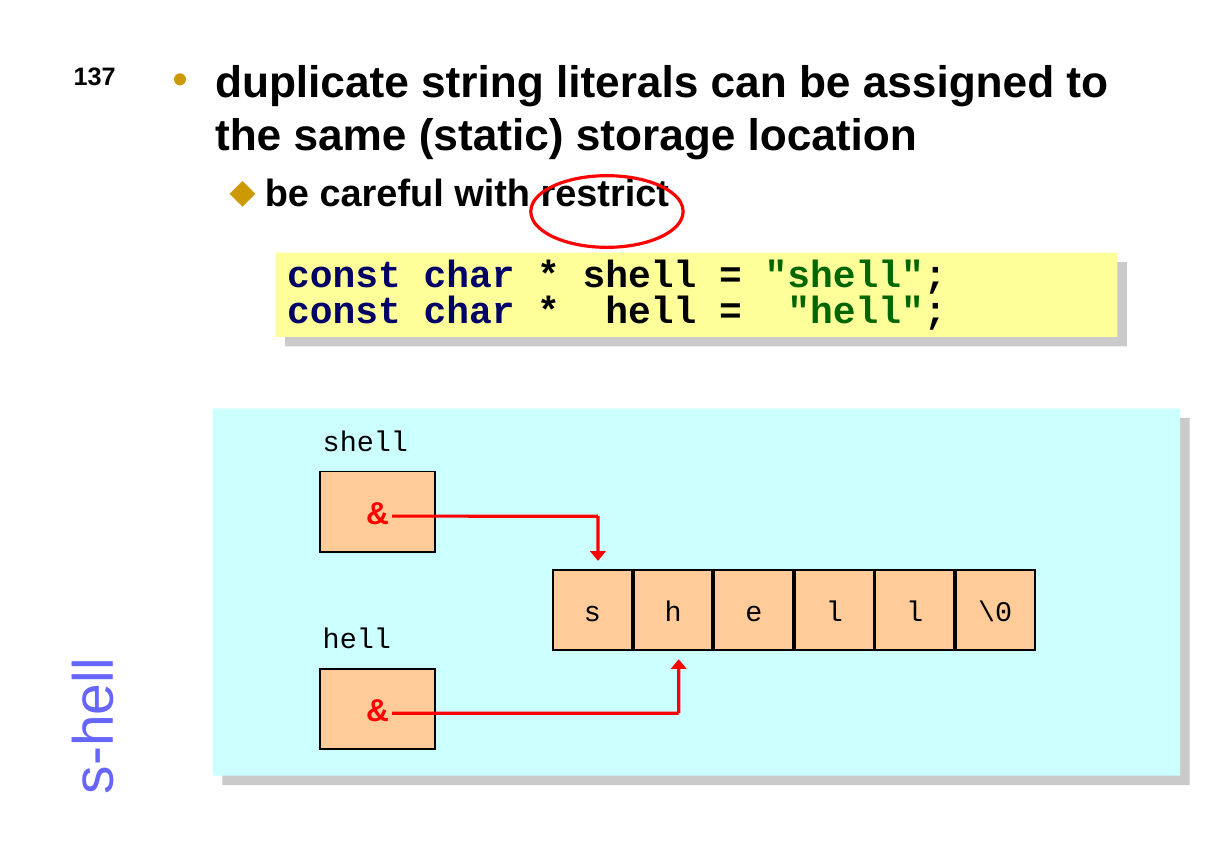
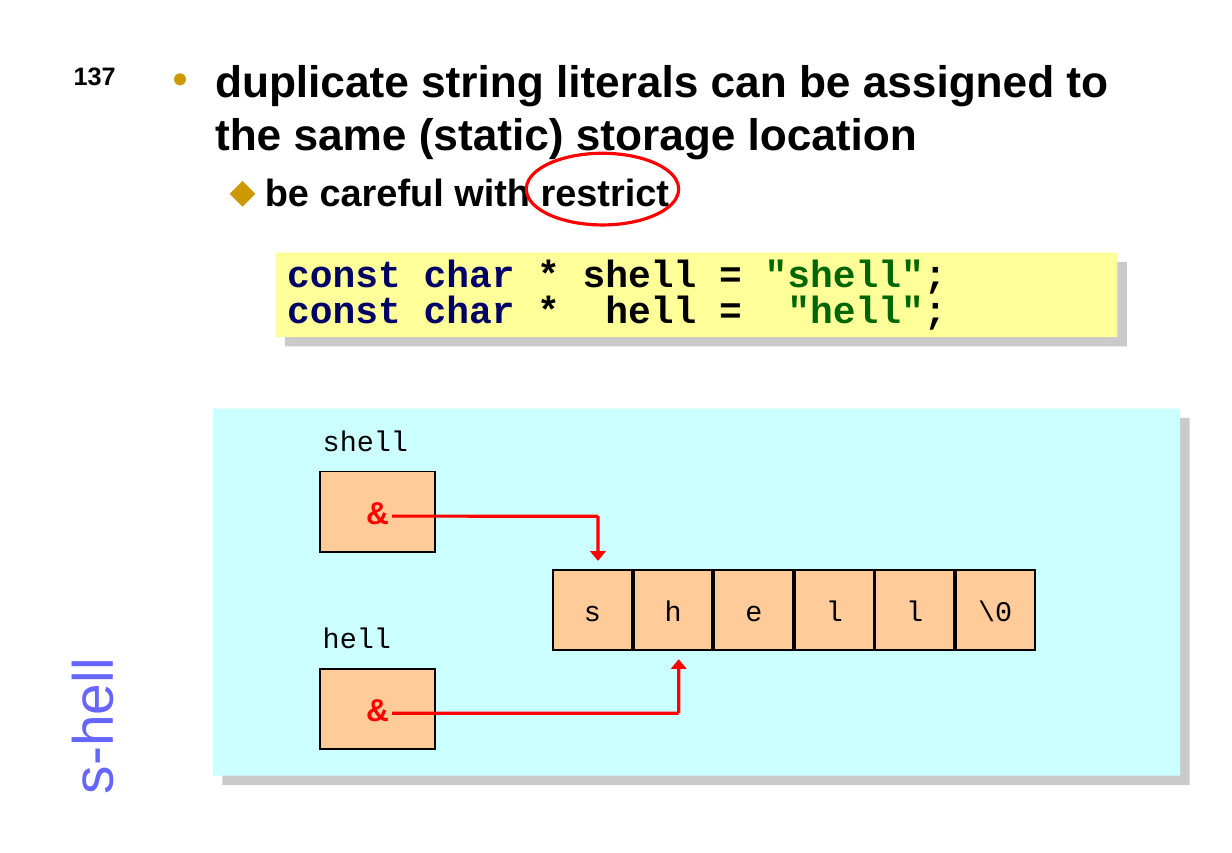
Before and after one commit to JonJagger/two-day-courses, a slide deck: slide 137 of ca/CAdvanced.odp. Drawn at 1232x853 pixels with LibreOffice and Linux fonts; fonts in the diff are those of the drawing. Boxes give left, top, right and bottom in pixels: in the first picture for what was removed or moved away, otherwise in the second. Text is boxed around its words. In the diff, an @@ line names an element or a change of style, - is before the commit and + after.

Commit message:
minor layout tweaks

```diff
--- a/ca/CAdvanced.odp
+++ b/ca/CAdvanced.odp
@@ ellipse: place and size @@
-ellipse at [531, 175, 683, 247]
+ellipse at [526, 153, 679, 225]
```
Also in this commit, not shown: 48 other slides changed.
